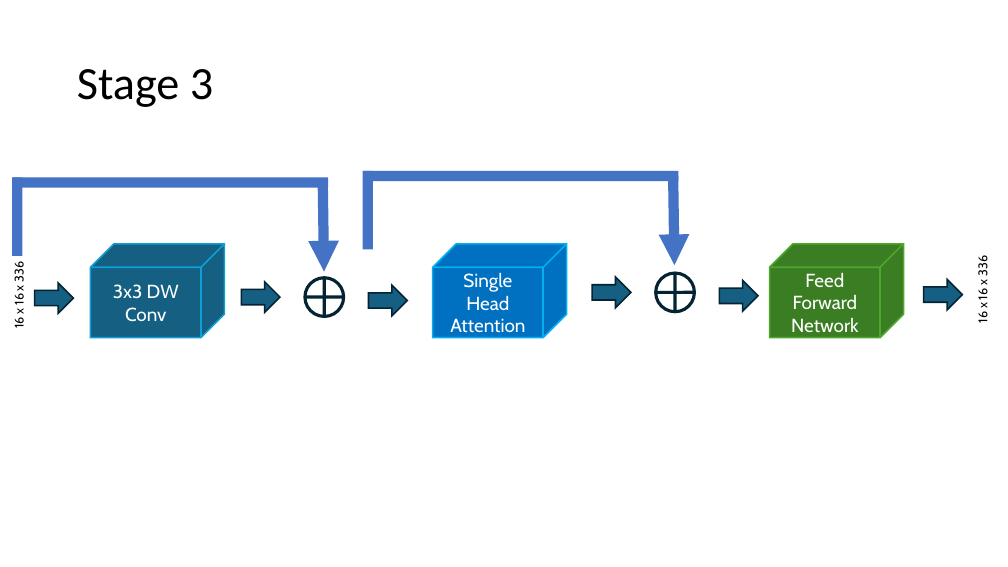
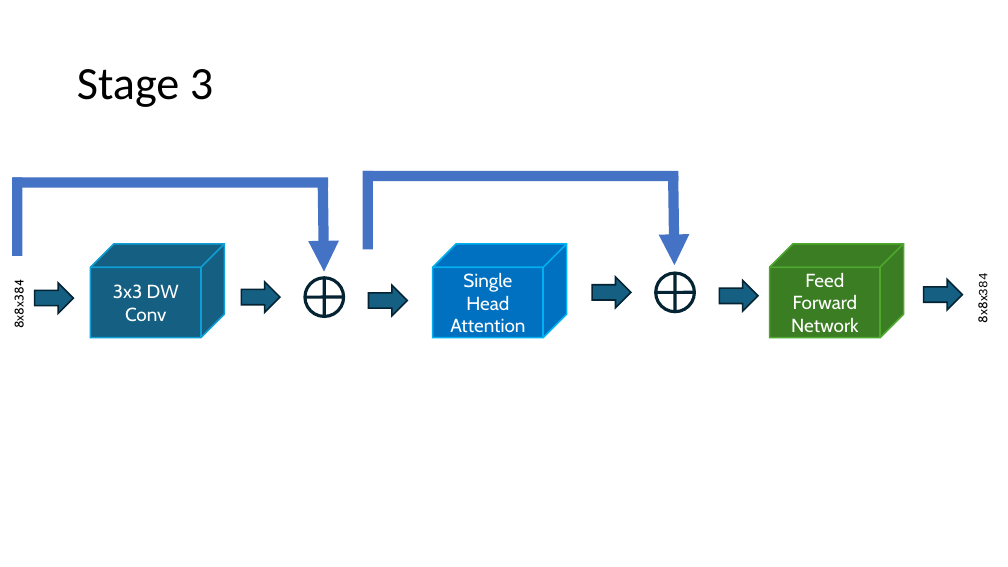
Before and after one commit to CGD16/PDF_Exchanger, a slide deck: slide 12 of SHVIT/PowerPoint/SHViT zerlegt.odp. Drawn at 1008x567 pixels with LibreOffice and Linux fonts; fonts in the diff are those of the drawing. Boxes give left, top, right and bottom in pixels: in the first picture for what was removed or moved away, otherwise in the second. Text is boxed around its words. In the diff, an @@ line names an element or a change of style, - is before the commit and + after.

```diff
--- a/SHVIT/PowerPoint/SHViT zerlegt.odp
+++ b/SHVIT/PowerPoint/SHViT zerlegt.odp
@@ text at (x1=12, y1=284, x2=27, y2=328): text changed @@
-16 x 16 x 336
+8x8x384
@@ text at (x1=975, y1=278, x2=990, y2=322): text changed @@
-16 x 16 x 336
+8x8x384
```
Also in this commit, not shown: 4 other slides changed, 4 slides added.
